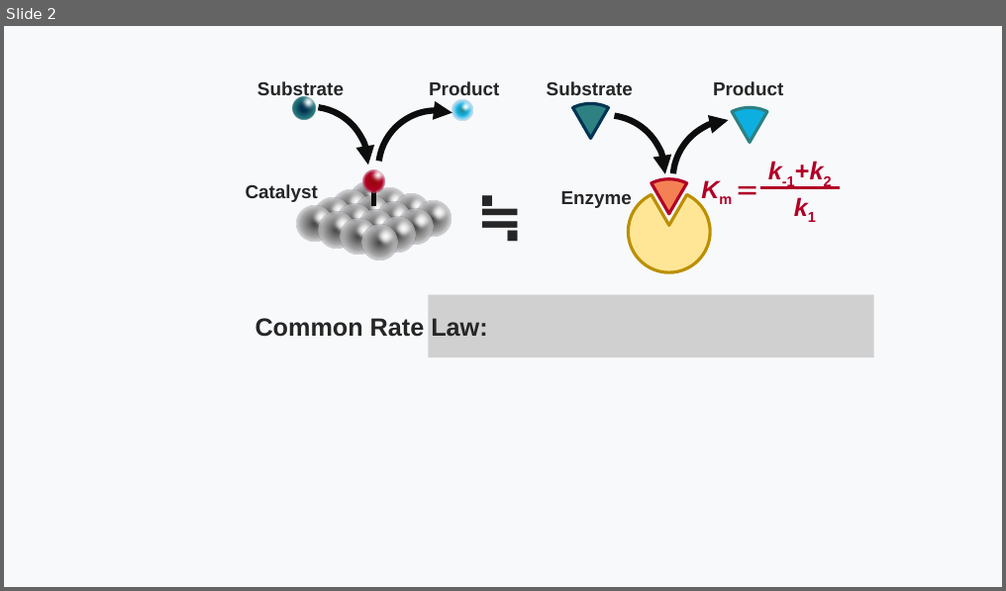
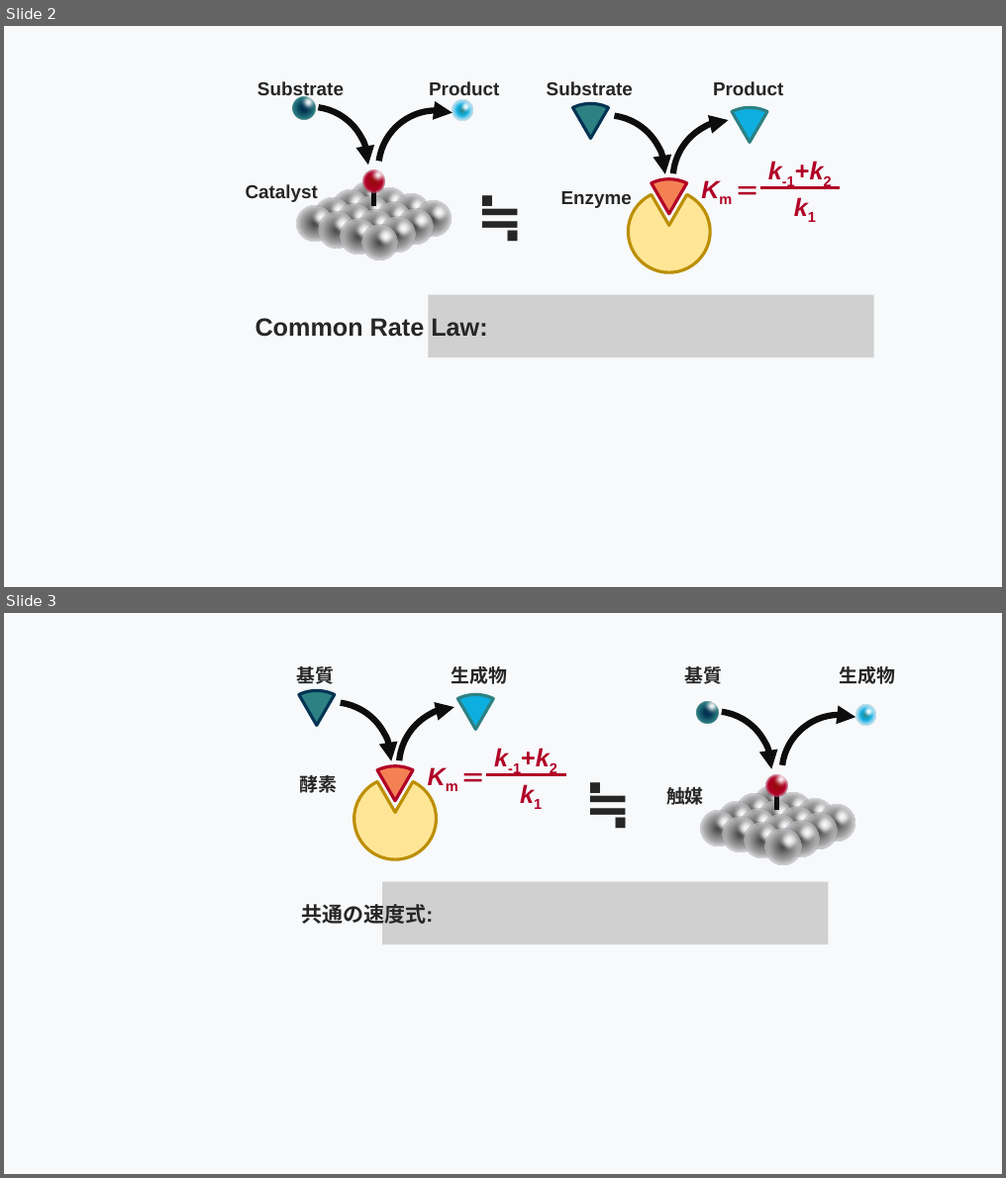
Before and after one commit to HideshiOoka/Homepage, a slide deck: images/HP_Images.pptx. Shown one above the other, each under a label of ours: slide 2 before the commit, slides 2 and 3 after it. The pictures are 1006x591 and 1006x1178 pixels, drawn with LibreOffice and Linux fonts; fonts in the diff are those of the drawing; grey boxes stand for pictures. Boxes give left, top, right and bottom in pixels: in the first picture for what was removed or moved away, otherwise in the second. Text is boxed around its words. In the diff, an @@ line names an element or a change of style, - is before the commit and + after.

```diff
--- a/images/HP_Images.pptx
+++ b/images/HP_Images.pptx
@@ slide 3 added at [4, 613, 1002, 1174], background #F7F9FB @@
@@ text added at [296, 666, 334, 684], 18 pt, text #262626, bold @@
+基質
@@ text added at [450, 666, 507, 684], 18 pt, text #262626, bold @@
+生成物
@@ text added at [685, 666, 723, 684], 18 pt, text #262626, bold @@
+基質
@@ text added at [840, 666, 896, 684], 18 pt, text #262626, bold @@
+生成物
@@ ellipse added at [702, 696, 722, 716], fill gradient #FFFFFF @@
@@ group added at [273, 691, 518, 861]: 4 freeform shapes, 2 arc (boxed as its full ellipse)s @@
@@ arc (boxed as its full ellipse) added at [656, 711, 772, 827], outline #0D0D0D 6 pt @@
@@ ellipse added at [696, 702, 718, 724], fill gradient #033453 to #2D8183 to #E7E1F0 @@
@@ arc (boxed as its full ellipse) added at [782, 715, 898, 831], outline #0D0D0D 6 pt @@
@@ ellipse added at [856, 704, 876, 725], fill gradient #2D8183 to #0DAFE1 to #E7E1F0 @@
@@ ellipse added at [862, 704, 876, 718], fill gradient #FFFFFF @@
@@ text added at [428, 761, 482, 790], 24 pt, text #B10026, bold, italic @@
+Km
@@ text added at [300, 775, 338, 793], 18 pt, text #262626, bold @@
+酵素
@@ group added at [448, 748, 566, 812]: 3 texts, 1 line @@
+k-1+k2
+k1
+＝
@@ text added at [547, 767, 670, 836], 54 pt, text #262626, bold @@
+≒
@@ text added at [666, 783, 704, 808], 18 pt, text #262626, bold @@
+触媒
@@ ellipse added at [766, 774, 788, 796], fill gradient #910C07 to #B10026 to #E7E1F0 @@
@@ ellipse added at [771, 769, 792, 789], fill gradient #FFFFFF @@
@@ group added at [701, 786, 790, 846]: 8 ellipses @@
@@ group added at [722, 792, 811, 853]: 8 ellipses @@
@@ line added from (777, 793) to (777, 810), #0D0D0D 4.5 pt @@
@@ group added at [744, 799, 833, 859]: 8 ellipses @@
@@ group added at [765, 805, 854, 864]: 8 ellipses @@
@@ text added at [301, 901, 433, 927], 20 pt, text #262626, bold @@
+共通の速度式:
@@ picture added at [383, 881, 829, 945] @@
```
Also in this commit, not shown: 9 other files.
